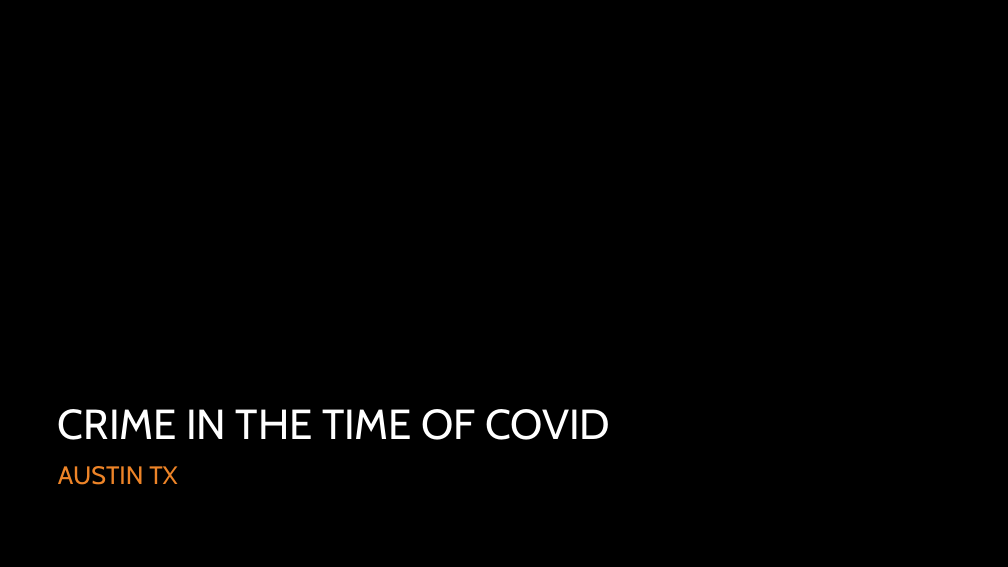
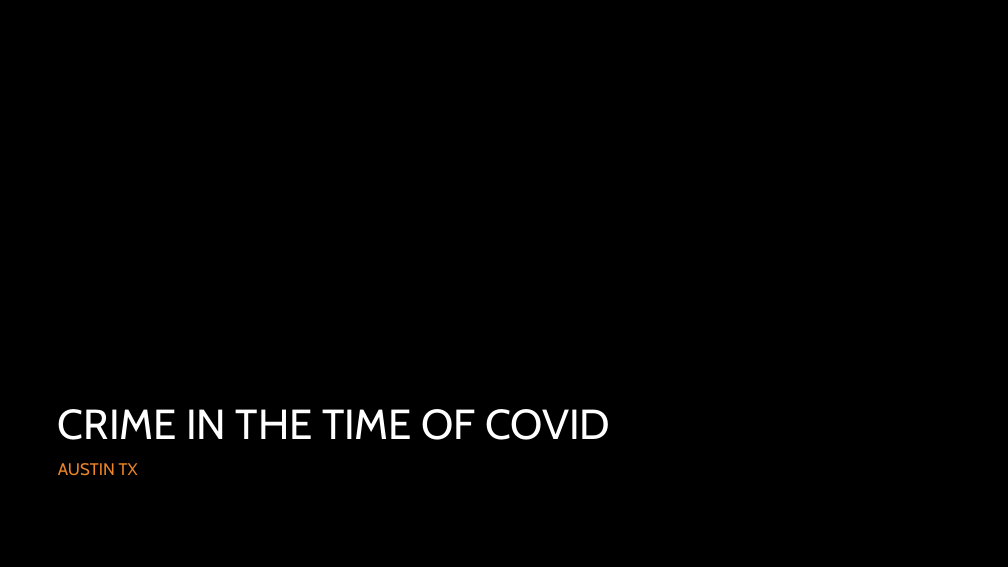
Before and after one commit to ibeth92/Crime_in_the_Time_of_COVID, a slide deck: slide 1 of CRIME IN THE TIME OF COVID.pptx. Drawn at 1008x567 pixels with LibreOffice and Linux fonts; fonts in the diff are those of the drawing; background and template pictures are left out. Boxes give left, top, right and bottom in pixels: in the first picture for what was removed or moved away, otherwise in the second. Text is boxed around its words. In the diff, an @@ line names an element or a change of style, - is before the commit and + after.

```diff
--- a/CRIME IN THE TIME OF COVID.pptx
+++ b/CRIME IN THE TIME OF COVID.pptx
@@ subtitle "AUSTIN TX" at (58, 463, 138, 476): size 24 to 16 pt; less space between paragraphs @@
```
Also in this commit, not shown: 1 other slide changed, 1 other file.
